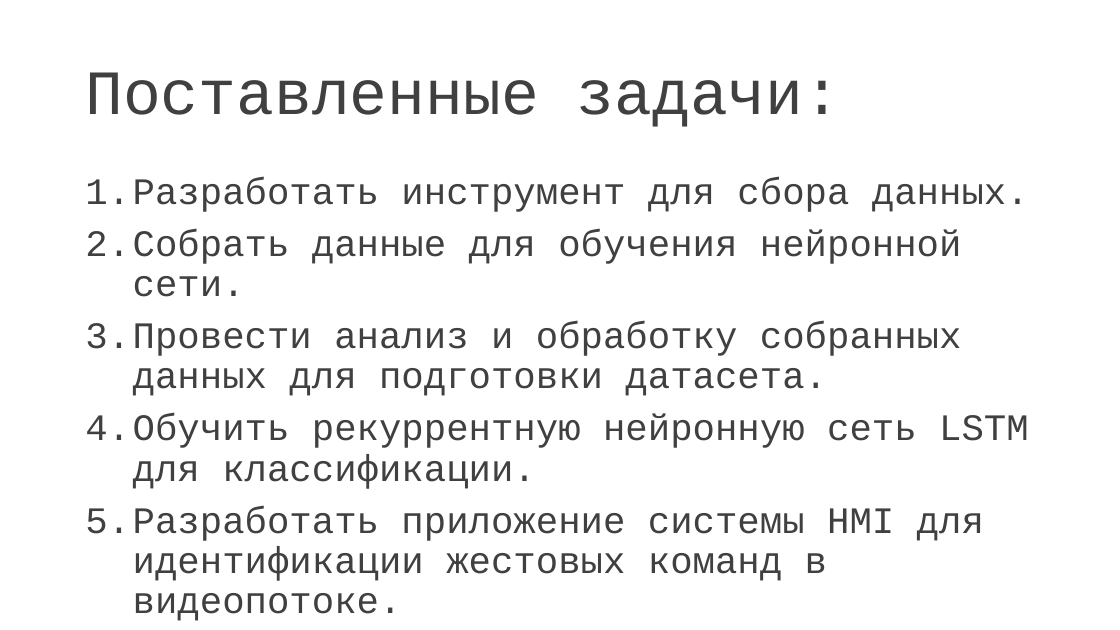
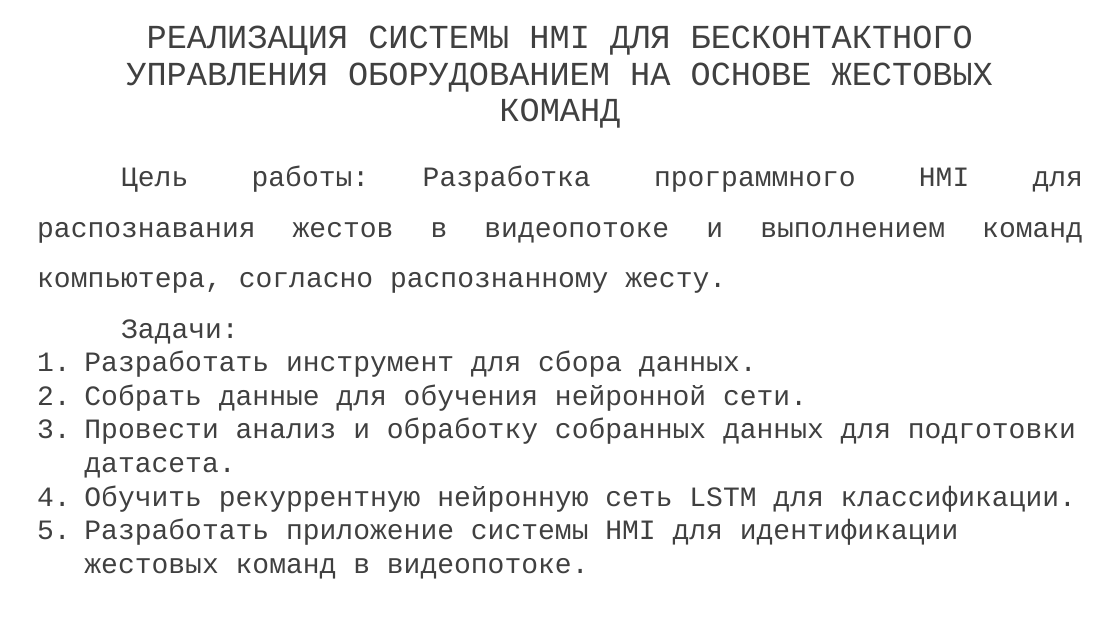
Before and after one commit to maksperskiy/Diploma, a slide deck: slide 1 of презентация.pptx (slide 3 before the commit). Drawn at 1120x630 pixels with LibreOffice and Linux fonts; fonts in the diff are those of the drawing. Boxes give left, top, right and bottom in pixels: in the first picture for what was removed or moved away, otherwise in the second. Text is boxed around its words. In the diff, an @@ line names an element or a change of style, - is before the commit and + after.

```diff
--- a/презентация.pptx
+++ b/презентация.pptx
@@ title added at [126, 25, 993, 128], 28.8 pt, text #404040 @@
+РЕАЛИЗАЦИЯ СИСТЕМЫ HMI ДЛЯ БЕСКОНТАКТНОГО УПРАВЛЕНИЯ ОБОРУДОВАНИЕМ НА ОСНОВЕ ЖЕСТОВЫХ КОМАНД
@@ title removed at [85, 72, 842, 127] @@
-Поставленные задачи:
@@ text "Цель работы: Разработка программного HMI ...": place and size @@
-text "Цель работы: Разработка программного HMI ..." at [85, 177, 1029, 621]
+text "Цель работы: Разработка программного HMI ..." at [37, 167, 1083, 579]
@@ text at [37, 167, 1083, 344]: paragraphs added @@
+Цель работы: Разработка программного HMI для распознавания жестов в видеопотоке и выполнением команд компьютера, согласно распознанному жесту.
+Задачи:
@@ text at [84, 351, 1076, 579]: size 32 to 24 pt in "Разработать инструмент для сбора данных.", "Собрать данные для обучения нейронной сети.", "Провести анализ и обработку собранных данных для ...", "Обучить рекуррентную нейронную сеть LSTM для классификации." and 1 more places; line spacing 0.9 to 1; less space between paragraphs @@
```
Also in this commit, not shown: 1 slide added, 2 slides removed, 5 other files.
